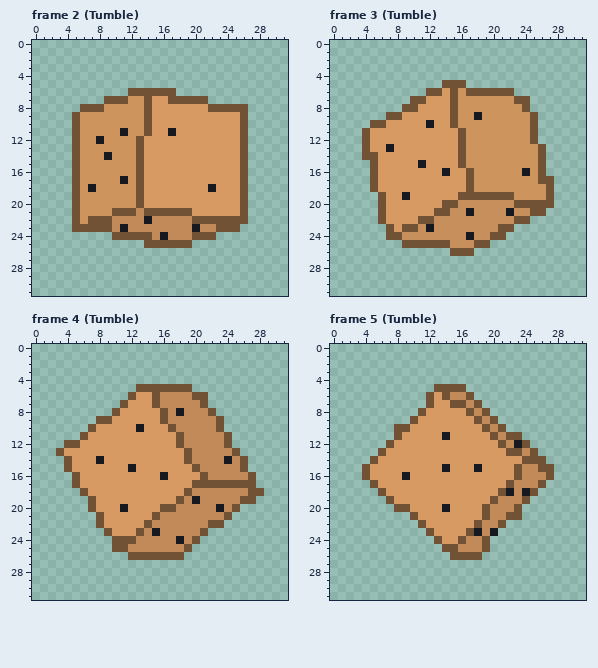
Pixel-art file, stored at assets/source/aseprite/rolls/exploding_d6.aseprite. The picture above was drawn from the file before the commit.
32x32 pixels, 24 frames. Colours within 5 levels of each other are drawn and written as one. Shown: frame 2 (Tumble), frame 3 (Tumble), frame 4 (Tumble), frame 5 (Tumble). The commit also changed other frames, which this record leaves out.
New version:
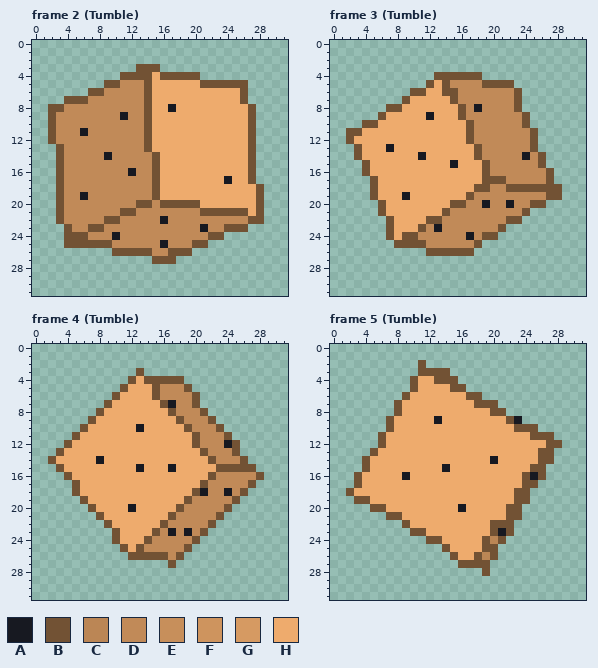
Palette (. is transparent): A #171921  B #725234  C #bb8655  D #c18a58  E #c78f5b  F #ce945e  G #d69a62  H #eeab6d
Difference:
Changed rows in their new state; - is an unchanged pixel.
Frame 2 (Tumble):
first column x 2:
 3 -----------BBB-------------
 4 ---------BBBBHBBBBB--------
 5 -------BBDDDBHHHHHHBBBBBB--
 6 -----BBDDDDD-HHHHHHHHHHHB--
 7 --BBBDDDDDDD-HHHHHHHHHHHB--
 8 BBDDDDDDDDDD-HHAHHHHHHHHHB-
 9 BDDDDDDDDADD-HHHHHHHHHHHHB-
10 BDDDDDDDDDDD-HHHHHHHHHHHHB-
11 BDDDADDDDDDD-HHHHHHHHHHHHB-
12 BDDDDDDDDDDDBHHHHHHHHHHHHB-
13 -BDDDDDDDDDDBHHHHHHHHHHHHB-
14 -BDDDDD-DDDDDBHHHHHHHHHHHB-
15 -BDDDDDDDDDDDBHHHHHHHHHHHB-
16 -BDDDDDDDDADDBHHHHHHHHHHHB-
17 -BDDDDDDDDDDDBHHHHHHHHAHHB-
18 -BDDDDDDDDDDDBHHHHHHHHHHHHB
19 -BDDADDDDDDDDBHHHHHHHHHHHHB
20 -BDDDDDDDDD-BDBBBBBHHHHHHHB
21 -BDDDDDDD---DDDDDDDBBBBB-HB
22 -BDDDDD-B---D-A---DDDDDDDBB
23 --BDD--D-D--------DA-D--B--
24 --BBBDDDADDDD-D---DD-B-----
25 --BBBBBBDDDDDDADDDBB-------
26 --------BBBBBDDBBB---------
27 -------------BBB-----------
Frame 3 (Tumble):
first column x 2:
 4 -----------BBBBBB----------
 5 ----------BH-DDDDBBBB------
 6 --------BBHHB-DDDDDDDB-----
 7 -------BHHHHH-DDDDDDD-.----
 8 -----BBHHHHHHHBDADDDDB.----
 9 ----BHHHHHAHHHBDDDDDDDB.---
10 --B-HHHHHHHHHHHBDDDDDDB.---
11 BBHHHHHHHHHHHHHBDDDDDDD----
12 BHHHHHHHHHHHHHHBDDDDDDD----
13 -BHHH-HHHHHHHHHHBDDDDDDB.--
14 -BHHHHHHHAHHHHHHBDDDDDAD---
15 --BHHHHHHHHHHAHHHBDDDDDD---
16 --BHHHHHHHHHHHHHHBDDDDDDDB-
17 ----HHHHHHHHHHHHHBBBDDDDD--
18 ----HHHHHHHHHHHHBBDDBBBBB-B
19 ---BHHH-HHHHHHH-DDDDDDDDD-B
20 -----HHHHHHHH-BDDADDADD--.-
21 -----HHHHHHH-DDDDDDDDDB..--
22 ----.BHHHH-BDDDDDDDDB-.----
23 ------HHHBDADDDDDDD-.------
24 ------HBBDDDDDD-DB-.-------
25 ------B---DDDDDD-.---------
26 ----------BBB--------------
Frame 4 (Tumble):
first column x 2:
 3 -----------B---------------
 4 ----------BHBBBBB----------
 5 ---------BHHH-DDD----------
 6 --------BHHHH------.-------
 7 -------BHHHHHHBA--B.-------
 8 ------BHHHHHHHHBD--B.------
 9 -----BHHHHHHHHHHB---B.-----
10 ----BHHHHHH-HHHHHB---------
11 ---BHHHHHHHHHHHHHHB--------
12 ---HHHHHHHHHHHHHHHB---AB---
13 --HHHHHHHHHHHHHHHHHB-------
14 BHHHHH-HHHHHHHHHHHHHB-D----
15 -BHHHHHHHHHAHHHAHHHHHBBB-B-
16 --BHHHHHHHHHHHHHHHHHB----DB
17 ----HHHHHHHHHHHHHHH-DDDDD--
18 ---BHHHHHHHHHHHHHHBA--A-B..
19 ----BHHHHHHHHHHHHBD----B..-
20 ------HHHHAHHHHHB----DB.---
21 -------HHHHHHHHB-----B.----
22 ------.BHHHHHHB------.-----
23 -------.BHHHHB-A-A---------
24 ---------HHHB---D----------
25 --------.-HB---------------
26 ---------------D-----------
27 ---------------B-----------
Frame 5 (Tumble):
first column x 2:
 2 ---------B-----------------
 3 ---------BBBB--------------
 4 --------BHHBBB-------------
 5 --------BHHHH--------------
 6 -------BHHHHHHH-B----------
 7 ------BHHHHHHHHH-BB--------
 8 ------BHHHHHHHHHHHBB-------
 9 -----BHHHHHAHHHHHHHHBA-----
10 -----BHHHHHHHHHHHHHHHBBB---
11 ----BHHHHHHHHHHHHHHHHHHBBB-
12 ----BHHHHHHHHHHHHHHHHHHHHBB
13 ---BHHHHHHHHHHHHHHHHHHHHBB-
14 --BHHHHHHHHHHHHHHHAHHHHH-B-
15 ---HHHHHHHHH-HHHHHHHHHHB-.-
16 -BHHHHH-HHHHHHHHHHHHHHBAB.-
17 -BHHHHHHHHHHHHHHHHHHHHBB.--
18 BHHHHHHHHHHHHHHHHHHHHBB.---
19 -BBHHHHHHHHHHHHHHHHHHB-----
20 ---BBHHHHHHHHHAHHHHHB------
21 -----BBHHHHHHHHHHHHH-------
22 -------BHHHHHHHHHHB-B------
23 --------BBHHHHHHHHBAB------
24 ----------B-HHHHH-CB-------
25 -------------HHHH-B--------
26 --------------HH-CB--------
27 --------------BBBB---------
28 -----------------B---------
Boxes around the changes in both pictures, in picture pixels (x1, y1, x2, y2):
changed: (48, 64, 264, 264)
changed: (346, 72, 562, 256)
changed: (48, 368, 264, 568)
changed: (346, 360, 562, 576)
